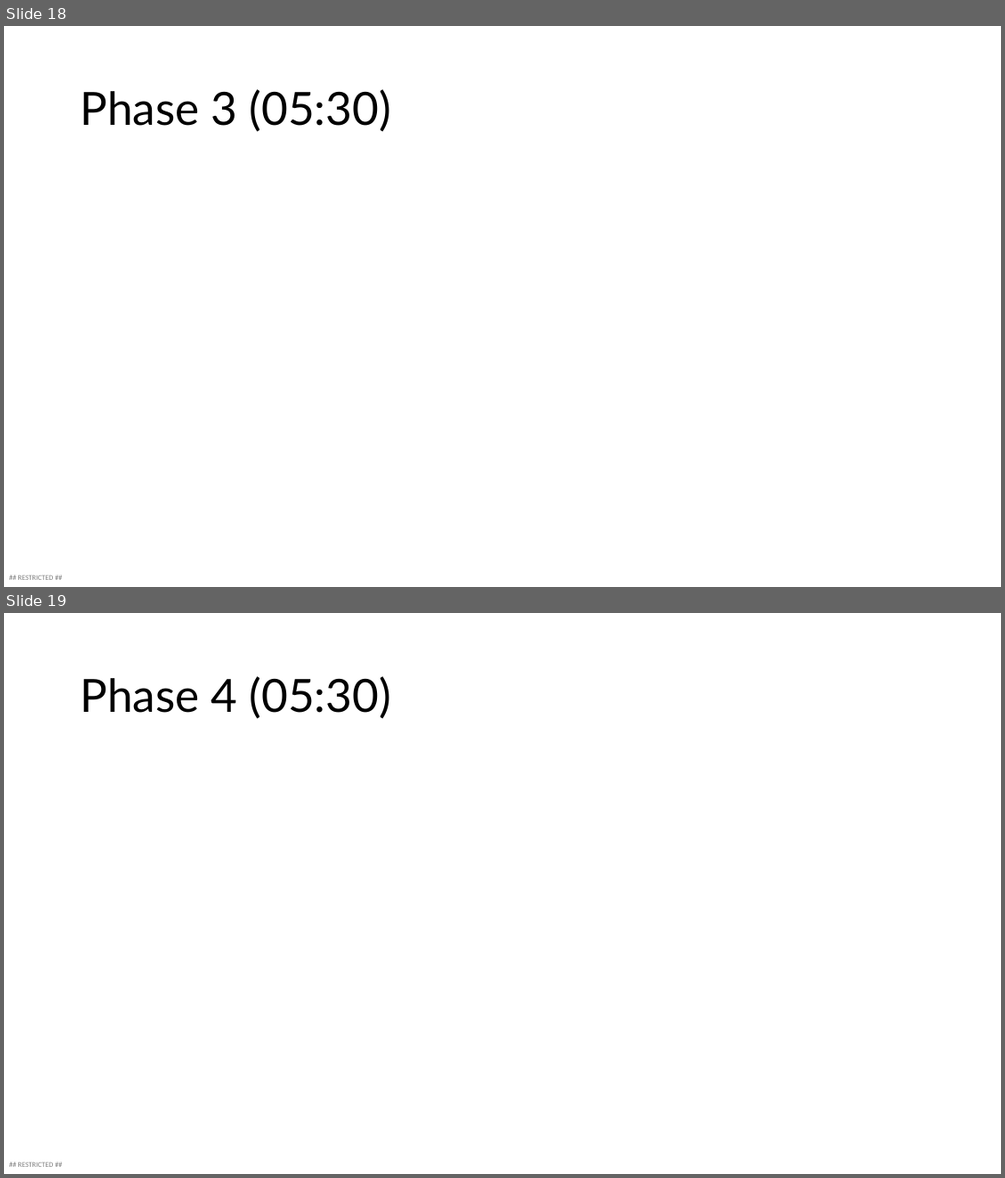
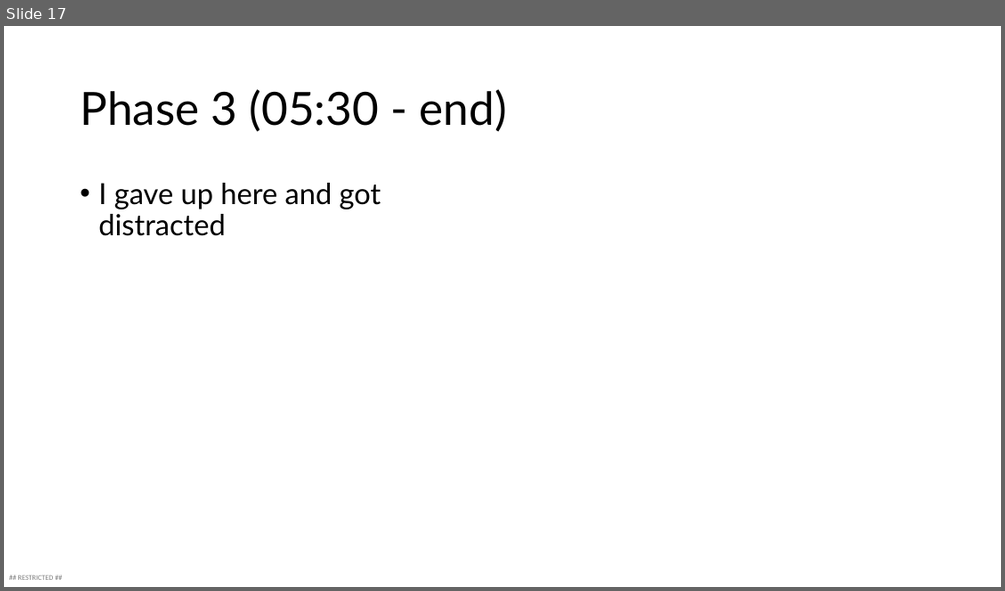
Before and after one commit to kuehbiko/test1, a slide deck: loora.pptx. Shown one above the other, each under a label of ours: slides 18 and 19 before the commit, slide 17 after it. The pictures are 1005x1178 and 1005x591 pixels, drawn with LibreOffice and Linux fonts; fonts in the diff are those of the drawing. Boxes give left, top, right and bottom in pixels: in the first picture for what was removed or moved away, otherwise in the second. Text is boxed around its words. In the diff, an @@ line names an element or a change of style, - is before the commit and + after.

```diff
--- a/loora.pptx
+++ b/loora.pptx
@@ slide 19 removed at box(4, 613, 1001, 1174), background #FFFFFF; not listed: 1 template element that a slide beside it also shows @@
@@ title removed at box(80, 676, 391, 719) @@
-Phase 4 (05:30)
@@ what was slide 18 is now slide 17 @@
@@ slide 17 changed as well @@
@@ title at box(80, 89, 507, 132): text changed @@
-Phase 3 (05:30)
+Phase 3 (05:30 - end)
@@ text added at box(98, 183, 381, 236), 28 pt, text #000000 @@
+• I gave up here and got distracted
```
Also in this commit, not shown: 13 other slides changed, 4 slides added, 4 other slides removed.
